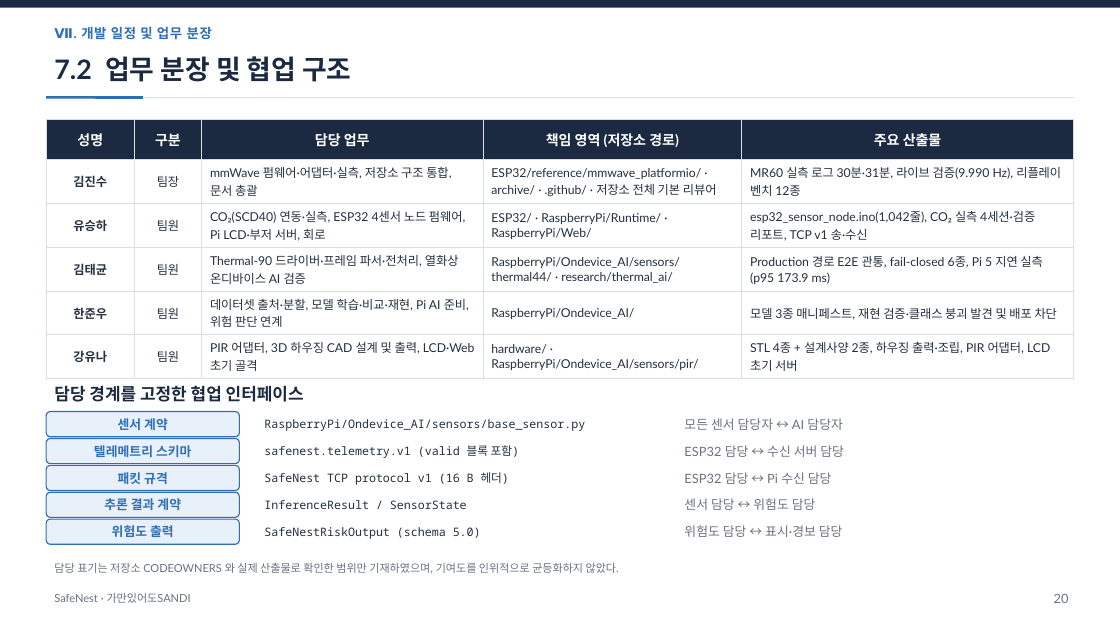
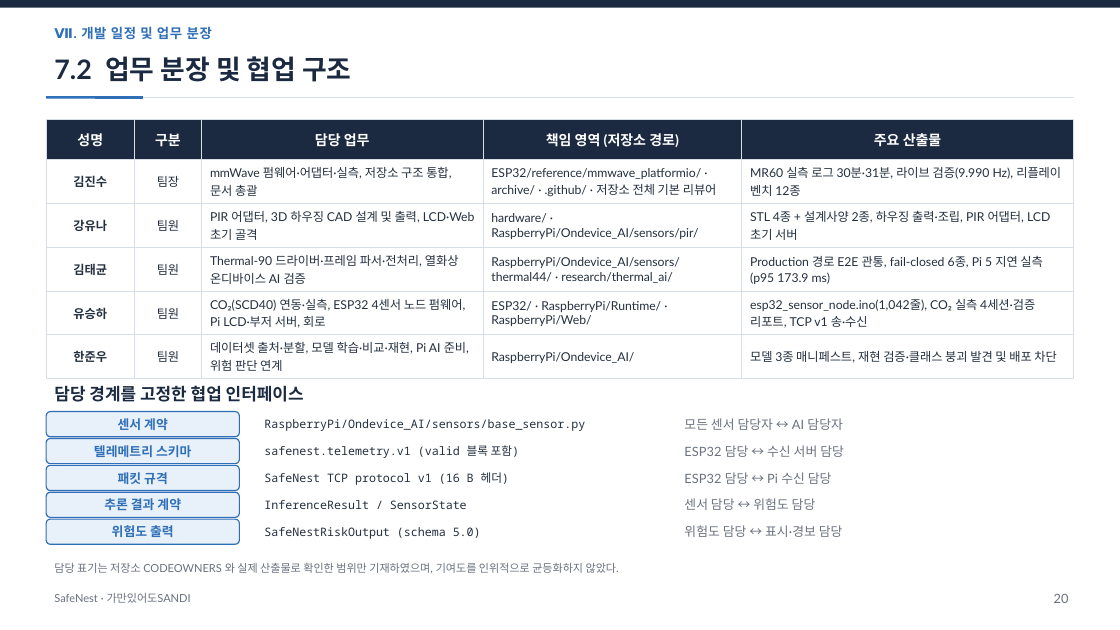
Before and after one commit to jinsu1011/safenest-embedded-competition, a slide deck: slide 21 of final-report/2026ESWContest_자유공모_가만있어도SANDI_개발완료보고서.pptx. Drawn at 1120x630 pixels with LibreOffice and Linux fonts; fonts in the diff are those of the drawing. Boxes give left, top, right and bottom in pixels: in the first picture for what was removed or moved away, otherwise in the second. Text is boxed around its words. In the diff, an @@ line names an element or a change of style, - is before the commit and + after.

```diff
--- a/final-report/2026ESWContest_자유공모_가만있어도SANDI_개발완료보고서.pptx
+++ b/final-report/2026ESWContest_자유공모_가만있어도SANDI_개발완료보고서.pptx
@@ table at <box>46,119,1074,375</box> @@
+row 3: 강유나 | 팀원 | PIR 어댑터, 3D 하우징 CAD 설계 및 출력, LCD·Web 초기 골격 | hardware/ · RaspberryPi/Ondevice_AI/sensors/pir/ | STL 4종 + 설계사양 2종, 하우징 출력·조립, PIR 어댑터, LCD 초기 서버
+row 4: 김태균 | 팀원 | Thermal-90 드라이버·프레임 파서·전처리, 열화상 온디바이스 AI 검증 | RaspberryPi/Ondevice_AI/sensors/thermal44/ · research/thermal_ai/ | Production 경로 E2E 관통, fail-closed 6종, Pi 5 지연 실측(p95 173.9 ms)
-row 4: 김태균 | 팀원 | Thermal-90 드라이버·프레임 파서·전처리, 열화상 온디바이스 AI 검증 | RaspberryPi/Ondevice_AI/sensors/thermal44/ · research/thermal_ai/ | Production 경로 E2E 관통, fail-closed 6종, Pi 5 지연 실측(p95 173.9 ms)
-row 6: 강유나 | 팀원 | PIR 어댑터, 3D 하우징 CAD 설계 및 출력, LCD·Web 초기 골격 | hardware/ · RaspberryPi/Ondevice_AI/sensors/pir/ | STL 4종 + 설계사양 2종, 하우징 출력·조립, PIR 어댑터, LCD 초기 서버
```
Also in this commit, not shown: 1 other slide changed, 7 other files.
